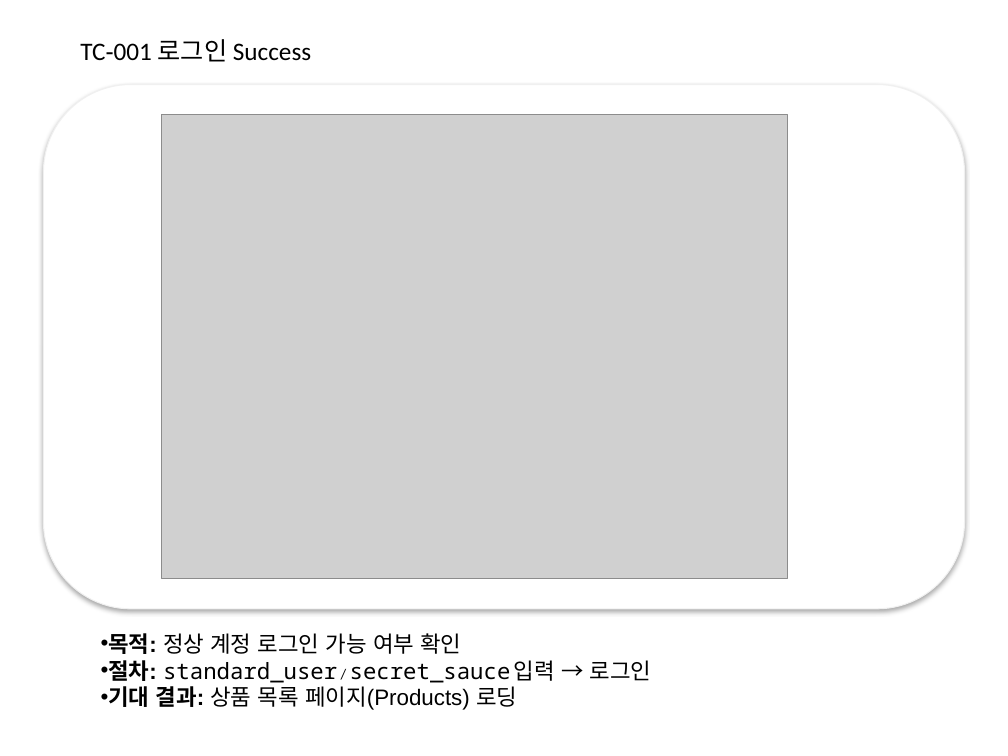
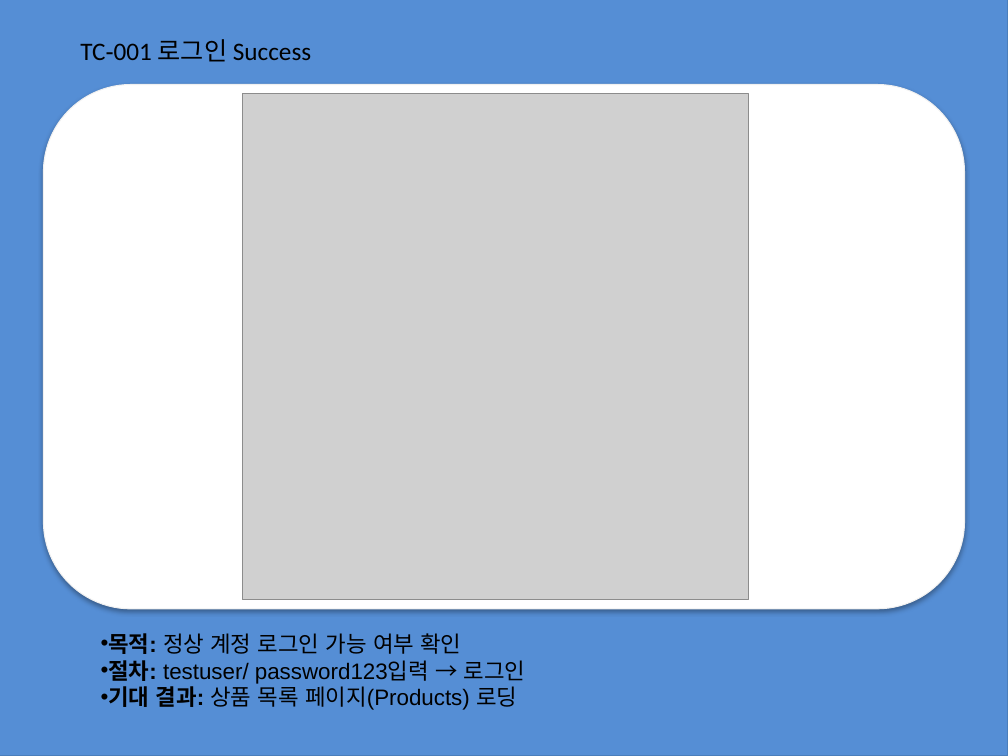
Before and after one commit to jwbaik98/project, a slide deck: slide 17 of 2조 프로젝트 과제(제작중).pptx (slide 16 before the commit). Drawn at 1008x756 pixels with LibreOffice and Linux fonts; fonts in the diff are those of the drawing; grey boxes stand for pictures; background and template pictures are left out. Boxes give left, top, right and bottom in pixels: in the first picture for what was removed or moved away, otherwise in the second. Text is boxed around its words. In the diff, an @@ line names an element or a change of style, - is before the commit and + after.

```diff
--- a/2조 프로젝트 과제(제작중).pptx
+++ b/2조 프로젝트 과제(제작중).pptx
@@ rectangle added at [0, 0, 1008, 756], fill #558ED5, outline #4B7EBC 0.75 pt @@
@@ picture: place and size @@
-picture at [161, 115, 787, 579]
+picture at [242, 94, 748, 600]
@@ text at [108, 660, 526, 684]: text changed; font Noto Sans Mono to Arial @@
-• 절차: standard_user / secret_sauce 입력 → 로그인
+• 절차: testuser/ password123입력 → 로그인
```
Also in this commit, not shown: 20 other slides changed, 3 slides added, 4 slides removed.
